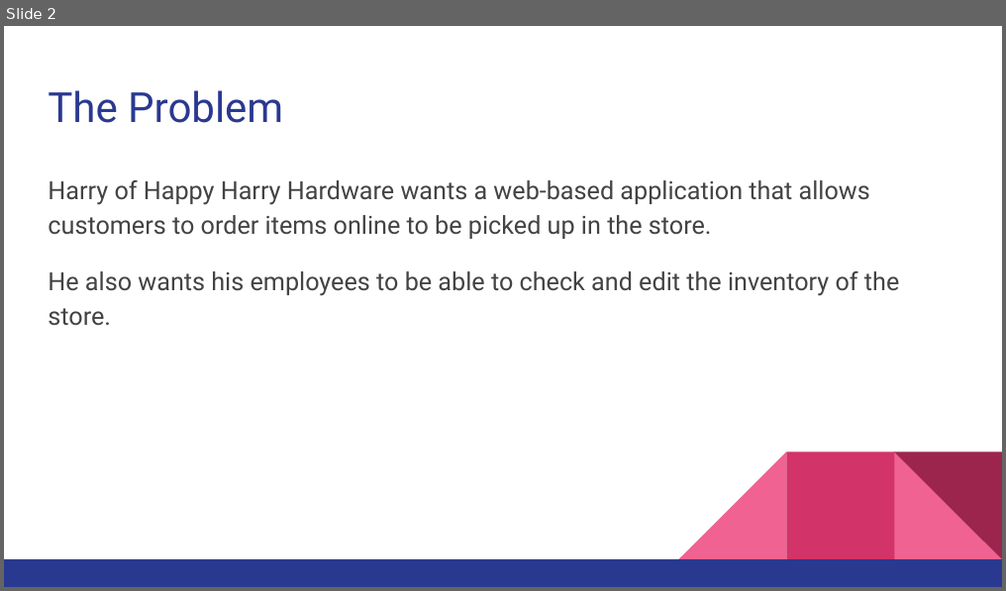
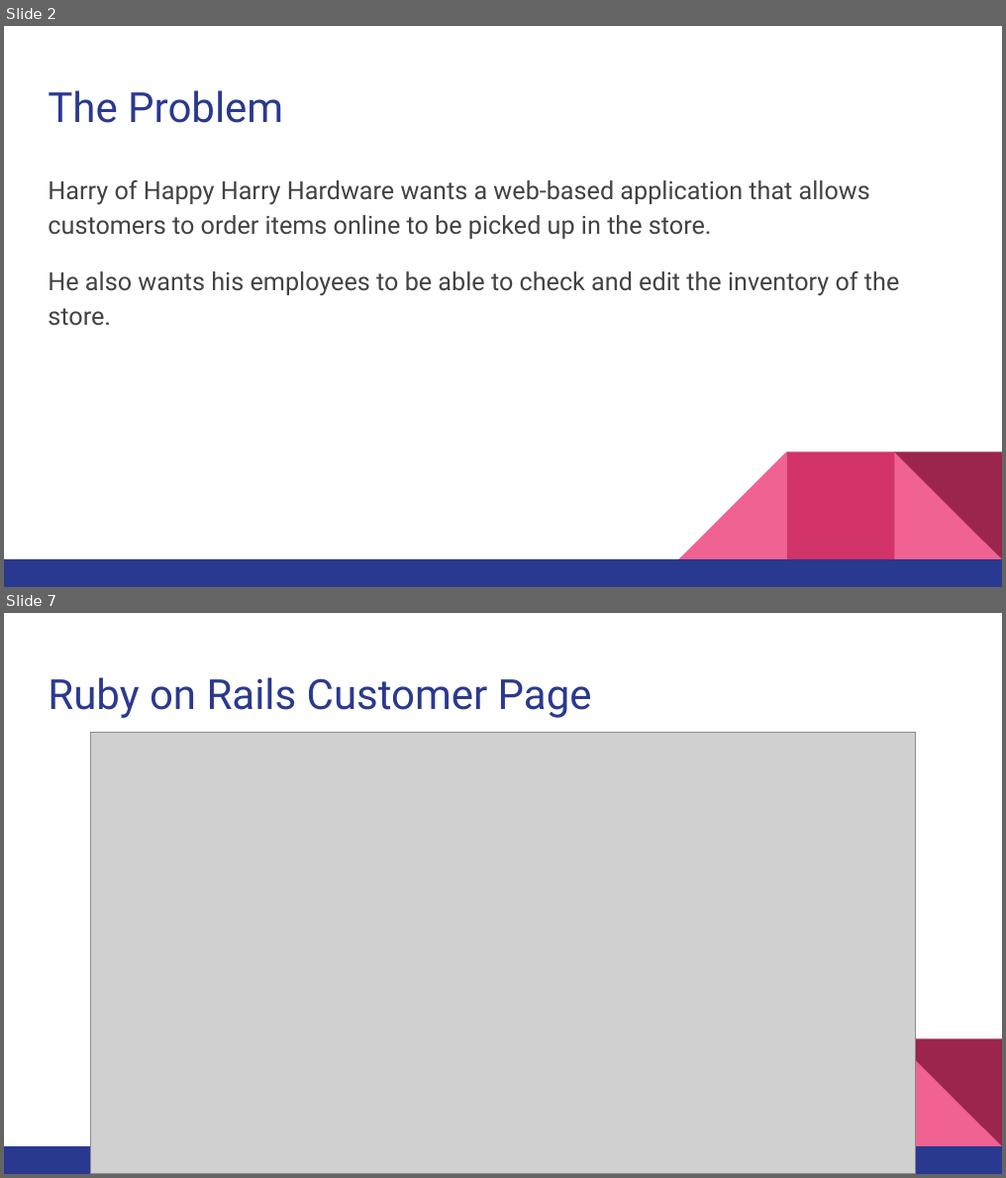
Before and after one commit to Mcowans/HappyHarryHWStore, a slide deck: Presentation.pptx. Shown one above the other, each under a label of ours: slide 2 before the commit, slides 2 and 7 after it; the slides between them are not shown. The pictures are 1006x591 and 1006x1178 pixels, drawn with LibreOffice and Linux fonts; fonts in the diff are those of the drawing; grey boxes stand for pictures. Boxes give left, top, right and bottom in pixels: in the first picture for what was removed or moved away, otherwise in the second. Text is boxed around its words. In the diff, an @@ line names an element or a change of style, - is before the commit and + after.

```diff
--- a/Presentation.pptx
+++ b/Presentation.pptx
@@ slide 7 added at (x1=4, y1=613, x2=1002, y2=1174), background #FFFFFF; not listed: 3 template elements that a slide beside it also shows @@
@@ title added at (x1=48, y1=677, x2=592, y2=718), 30 pt, text #2A3990 @@
+Ruby on Rails Customer Page
@@ picture added at (x1=90, y1=733, x2=915, y2=1174) @@
```
Also in this commit, not shown: 10 other slides added, 10 slides removed.
